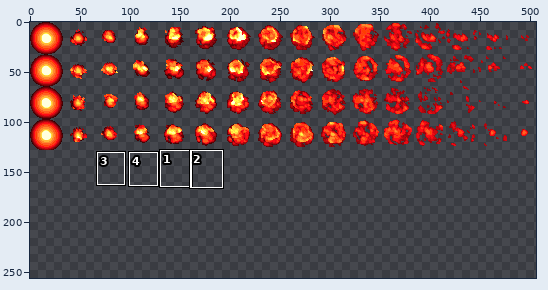
Two versions of one sprite sheet, Assets/Art/VFX/Impact_01.png. Above: a wide view before the commit, with the close-up outlined.
Close-up. As it was:
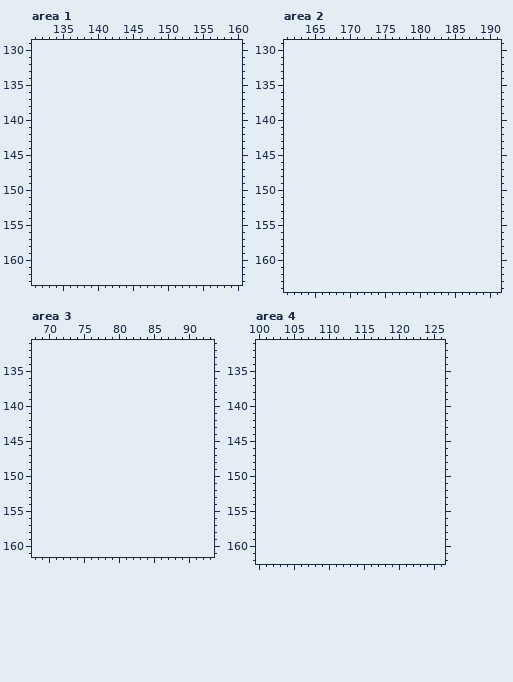
The file is 512x128 pixels. Colours within 5 levels of each other are drawn and written as one. Shown: area 1: x 131..160, y 129..163; area 2: x 161..191, y 129..164; area 3: x 68..93, y 131..161; area 4: x 100..126, y 131..162. The old version is drawn lined up with the new one, on the new canvas. The wide view leaves out empty margins. The commit also changed other parts of the picture, which this record leaves out.
After the commit:
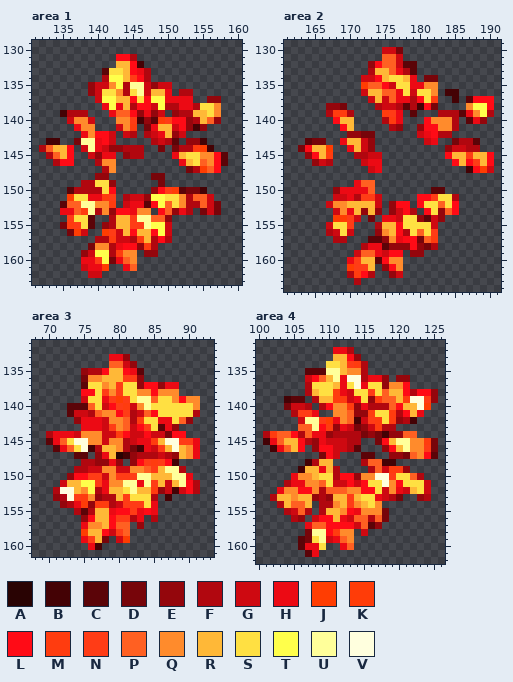
Palette (. is transparent): A #290303  B #440205  C #5b0408  D #77050a  E #94060c  F #b1070f  G #ce0911  H #ec0a14  J #ff3d02  K #ff3c08  L #ff0b16  M #ff3c0f  N #ff3c16  P #ff6022  Q #ff8b2c  R #ffb837  S #ffe042  T #ffff4b  U #ffff9a  V #ffffde
Change:
canvas 512x128 -> 512x256
Changed rows in their new state; - is an unchanged pixel.
Area 1:
first column x 132:
131 -----------LLF-------------
132 -----------RRLB------------
133 ---------CSSRLHF-----------
134 ---------FTTRNLF-----------
135 -------EGGQTFUUGEGG--------
136 -------EGSSQFSUGRRH-FF-----
137 --------GTTRRLSLTTHHHH--EE-
138 ---------HTHRFLLGTFFHHFSSQ-
139 ---BFFF---HPPLEHEG-EFFRRSQ-
140 ----GQQG---QQNBECKNLLEFRPE-
141 -----HQQ---GQM-DHRRGLEBE---
142 ------HQLLG-GF-FGHREG------
143 -BB--DUUHLG-----FGFC-EEB---
144 FPRRL-GUHGEEFFF--D-DFFMJB--
145 -FPRL--GEHH-EFF----HRSSQQLC
146 --FLL---FQQ---------HRSPQLC
147 ---------FQ----------DFJPL-
148 --------EE------DD---------
149 ------FFSSE------D---------
150 ----CFFFFSL-----ELNKCDDB---
151 ----JSSHHMN-FGGETTSSQFPPG--
152 ---CPPUUQQM-GHHCLTPSQFFPGD-
153 ---HHPMUFQELLHQQ-LPEHF-DGD-
154 ----NSSC--FRRNUUPPE--------
155 ---DMNSC-EFRRNNUTTG--------
156 ----DJG--JNGRLRRLTG--------
157 --------FFMGGFMRFLF--------
158 -------DQQFHLLEMF----------
159 ------EGTTFMQQ-EE----------
160 ------HHNTDHPQ-------------
161 ------GHHJ--HP-------------
162 -------GG------------------
Area 2:
first column x 163:
130 ------------GGD-------------
131 ------------PPG-------------
132 ----------ELPPGCC-----------
133 ----------FRRPHFC-----------
134 ---------GGLRSSRH-DD--------
135 ---------JPPLGSSHHQQ--------
136 ---------GRRPPHSGSSQ-BB-----
137 ----------GRGPHHFLSM--B-CLLL
138 ----EED----FGGFCFBLD----QTTL
139 ----FMMF----MNH-C---FFFCHQTF
140 -----LRR----FMH---LQQQF-CHE-
141 ------LR-----FE--ELLQQF-----
142 -------EEDD------GHLFF------
143 -CDD--HRRGE-------GH--DFFC--
144 DLRRJ--HRGE----------EGGFF--
145 -ELRM---FFGG---------LRRNRRL
146 --EGF----GHH----------LRLNRL
147 ----------GH------------BLJG
149 --------HPP-----------------
150 -----EHHHHP--------CC-------
151 -----GGHFNNG-----LLNSSF-----
152 ----GQQRRRRG-ELL-LSSPSL-----
153 -----GQHRERE-EGLF-LSEPL-----
154 -----JJNG-D-HHGSSECGE-------
155 ----GSSN---FRRLSSSSG--------
156 ----FGSG---EQRLFSPSN--------
157 -----FF---CCEQHLLDPM--------
158 ---------FHHCEEELEDF--------
159 --------GPPHGLL-EE----------
160 -------HNRRCLQQ-------------
161 -------JNNR-ELQ-------------
162 -------FMLF--EG-------------
163 --------F-------------------
Area 3:
first column x 70:
133 ---------HHE----------
134 ---------PPGE---------
135 -----EFFLRRLHC--------
136 -----DQQRRRNNE--------
137 -----CSSQRNSSELLEHH---
138 -----LLSNQNSSQQLQQQ---
139 -----GSSHNJNSUUPSSQLQQ
140 ---CCCPSGLNMGQUSSSSSSQ
141 ---CGGFPQQLNFGPLSSSSSF
142 ----EHHHGQQPFMSSHHSPE-
143 -----HHHGNQPGLNSCHE---
144 FHHHGQQQGGMLGGLGGDLL--
145 CHPSVVQQGQQFGHHMRVVNNH
146 -CHPSVBFRRQFDBHGNRVRQH
147 ----CC-EHRABEFFFGFERQH
148 -----FFEEHE-ELNMNLB---
149 ----FFGGQQGGQQPNRUUF--
150 ---ELLNNGQNNNUURRRUUH-
151 --GRRTTNHQQUUHUNRGRULF
152 -FVVRQTFHRRSURRMEGBGLF
153 -EFVNMQEFFRNSSSF-B----
154 --EFHKEMMFGNNNSH------
155 ----FCFRRHLLNHLH------
156 -----ELRRLNNFH-F------
157 -----HQQRLPP-E--------
158 -----JRRLGNP----------
159 -----HNRD-GJ----------
160 ------HB--------------
Area 4:
first column x 101:
132 ----------HHF------------
133 ----------RRLE-----------
134 ---------SSRNMF----------
135 ------CCCUURQQF----------
136 ------GLPRUHVVFHHE-EE----
137 ------FSSSRHSVHSSEQQL----
138 ------FRSSMHGSSNSPRRLFLLE
139 ---BCC-FRRMMGHSEMPPRMVVNE
140 ---DGGF-FLQQMEHFFFPLRRVJ-
141 ----FNNH--QQPEEMSSMFLRH--
142 -----GUUNJHQPBGNMSMEFB---
143 -----PPULMEHGDEGMFF------
144 FMPPLFPHHEFFFFDEDBEEPP---
145 BHPRRLFEHGGGFF--DLRUUQQMD
146 -BHPRL-ELLGGFC---ELRUQQND
147 --------DLG---CC--EEDPQLC
148 ------BFRR----FPPBB------
149 -----BRRHRF----FPGMME----
150 ----HQQRSSFLLEQQVVNSSPF--
151 ---FHHQQPSGGLGLSSVQLSSSG-
152 --HQQLLQFPPPQQLLSGQHGRSG-
153 -FRRQRREFERRNRSSHGFD--EF-
154 --FRPPR-FFQRNQRSQ--------
155 ---FGPF-FRRQLHQQQD-------
156 ----FE-GLLRHGPPFPD-------
157 ------HPPLLLLGPCE--------
158 ------DUULMQQ-G----------
159 -----CDSUGHPQ------------
160 -----CHHS--HP------------
161 ------CH-----------------
Changed places in both close-ups, as pixel boxes (x1, y1, x2, y2):
added: (39, 54, 228, 278)
added: (298, 47, 494, 285)
added: (46, 354, 200, 550)
added: (263, 347, 438, 557)
